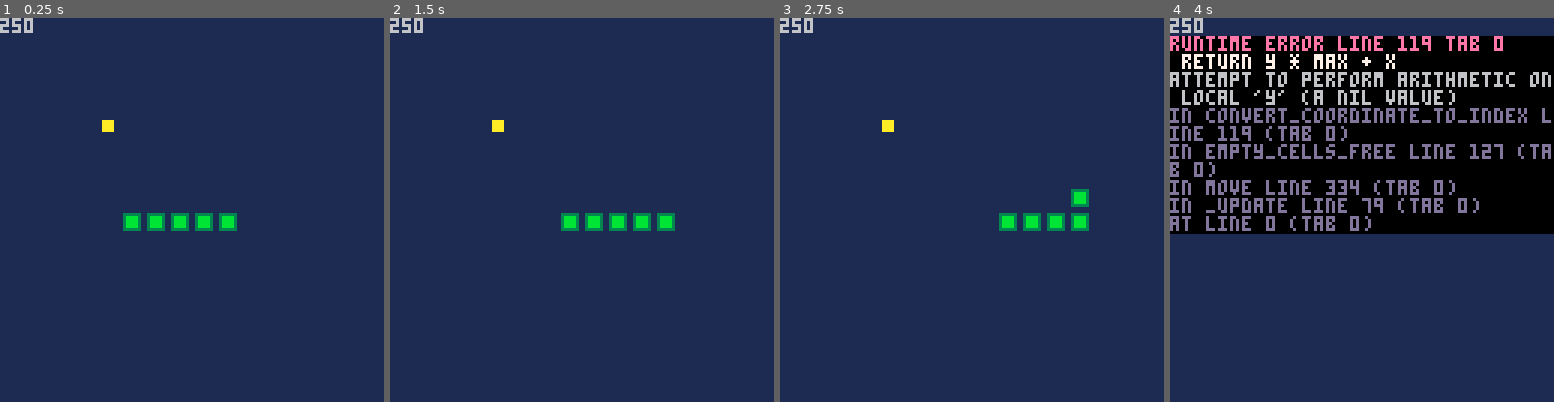
Above: before the commit, frames 1-4 (left to right).
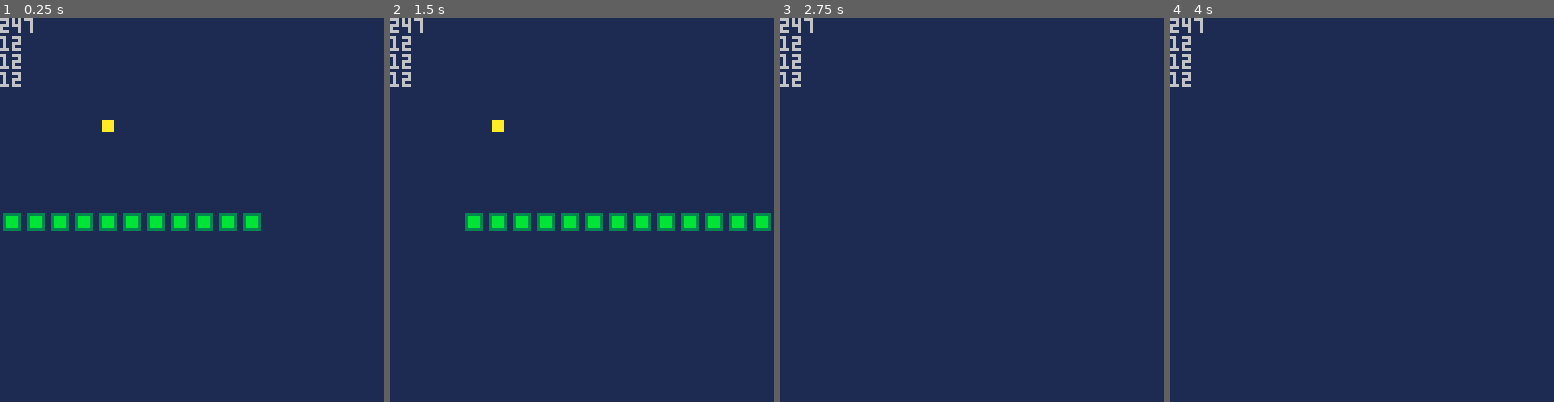
Above: after the commit, the same moments.

Repository: kakardo/Pico-8
Game: PICO-8 cartridge snake.p8
Same seed, same stepped clock (60 frames per second), same inputs: the game is played once before the commit and once after it.
Inputs:
- Up to frame 1 (0.25 s): no input
- Up to frame 2 (1.5 s): tap X (X key) at 0.33, 1.07 s; tap O (Z key) at 0.7 s
- Up to frame 3 (2.75 s): hold Right 1.6-2.1 s; tap O (Z key) at 1.7, 2.1, 2.5 s; tap X (X key) at 1.85 s; hold Up 2.15-2.42 s; hold Right from 2.47 s (still down)
- Up to frame 4 (4 s): tap O (Z key) at 2.9, 3.3, 3.7 s; tap X (X key) at 2.97 s; release Right at 3.03 s; hold Left 3.08-3.58 s; hold Down 3.63-3.97 s

The runs differ from the first frame. In frame 1, 1.7% of the frame differs, in the area x 0-68%, y 0-56%; in frame 2, 2.2%; in frame 3, 1.6%; in frame 4, 52%, in the area x 0-100%, y 0-57%.
Error before the commit: runtime error line 119 tab 0; return y * max + x; attempt to perform arithmetic on local 'y' (a nil value)

Commit message:
Mistook del() for the correct deli()... Annoying table bug fixed.

Diff:
--- a/fruit.lua
+++ b/fruit.lua
@@ -26,7 +26,7 @@
 	fruit.x = flr(rnd(128 / scale)) * scale
 	fruit.y = flr(rnd(128 / scale)) * scale
 
-	empty_cells_occupy(empty_cells, fruit.x, fruit.y)
+	--empty_cells_occupy(empty_cells, fruit.x, fruit.y)
 end
 
 
--- a/main.lua
+++ b/main.lua
@@ -42,7 +42,7 @@
 step = 1
 
 -- game loop tick
-tick_goal = 15 -- Default = 5
+tick_goal = 5 -- Default = 5
 tick_count = 0
 
 score = 0
@@ -70,6 +70,9 @@
 	cls(1)
 	debug() -- Not part of ready game
 	print(count(empty_cells))
+	print(body.segments)
+	print(#body.x)
+	print(#body.y)
 
 	--print("SCORE = "..score)
 	check_button_push()
--- a/movement.lua
+++ b/movement.lua
@@ -35,14 +35,14 @@
 function move()
 	went_backwards = avert_going_backwards()
 	if (went_backwards == true) then
-		empty_cells_free(head.x, head.y)
+		--empty_cells_free(head.x, head.y)
 	end
 
 	update_snake(button_pushed)
 
-	-- if (went_backwards == true) then
-		-- empty_cells_occupy(head.x, head.y)
-	-- end
+	if (went_backwards == true) then
+		--empty_cells_occupy(head.x, head.y)
+	end
 
 	just_moved = true
 end
--- a/snake.lua
+++ b/snake.lua
@@ -15,7 +15,7 @@
 head = {}
 body = {}
 
-local snake_starting_length = 4
+local snake_starting_length = 12
 local snake_starting_coordinate = 64
 local snake_starting_direction = 1
 
@@ -82,8 +82,8 @@
 	body.last_tail_pos_x = body.x[body.segments]
 	body.last_tail_pos_y = body.y[body.segments]
 
-	del(body.x, body.segments)
-	del(body.y, body.segments)
+	deli(body.x, body.segments)
+	deli(body.y, body.segments)
 
 	add(body.x, last_head_pos_x, 1)
 	add(body.y, last_head_pos_y, 1)
